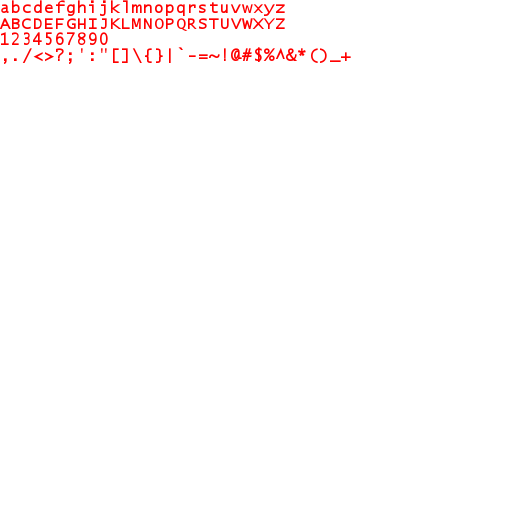
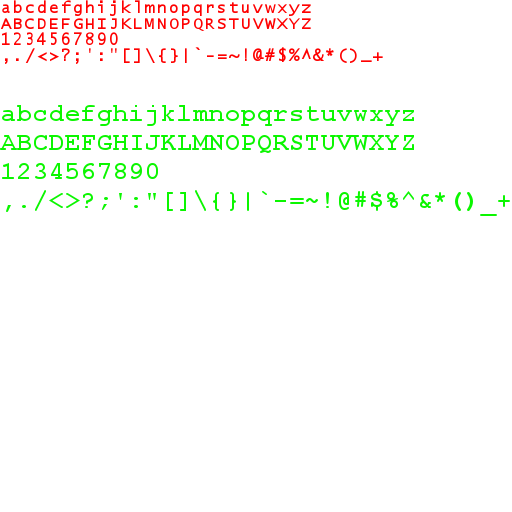
Layered file, before and after one edit (512x512). Changes by layer:
added layer "abcdefghijklmnopqrstuvwxyz ... #2" above "abcdefghijklmnopqrstuvwxyz ..." over [0, 105, 510, 216]
painted on "abcdefghijklmnopqrstuvwxyz ... #1" over [0, 0, 383, 64]
